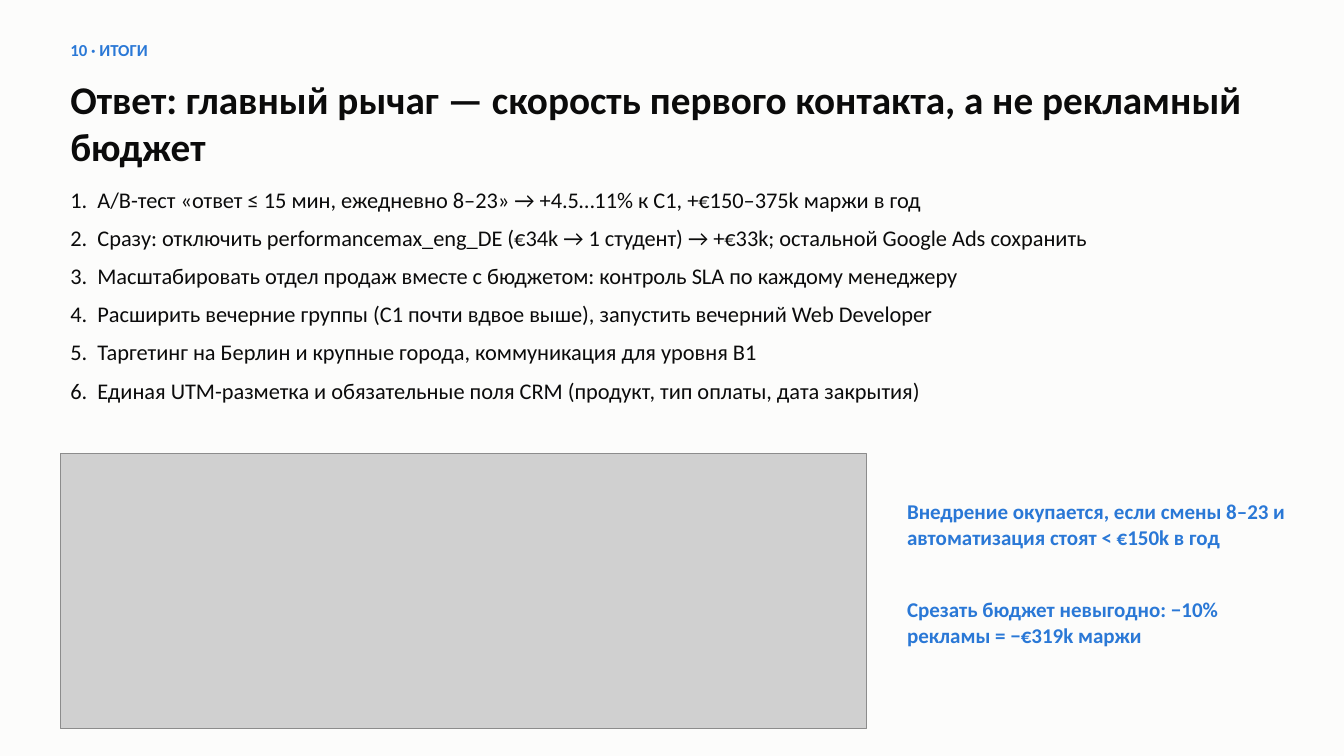
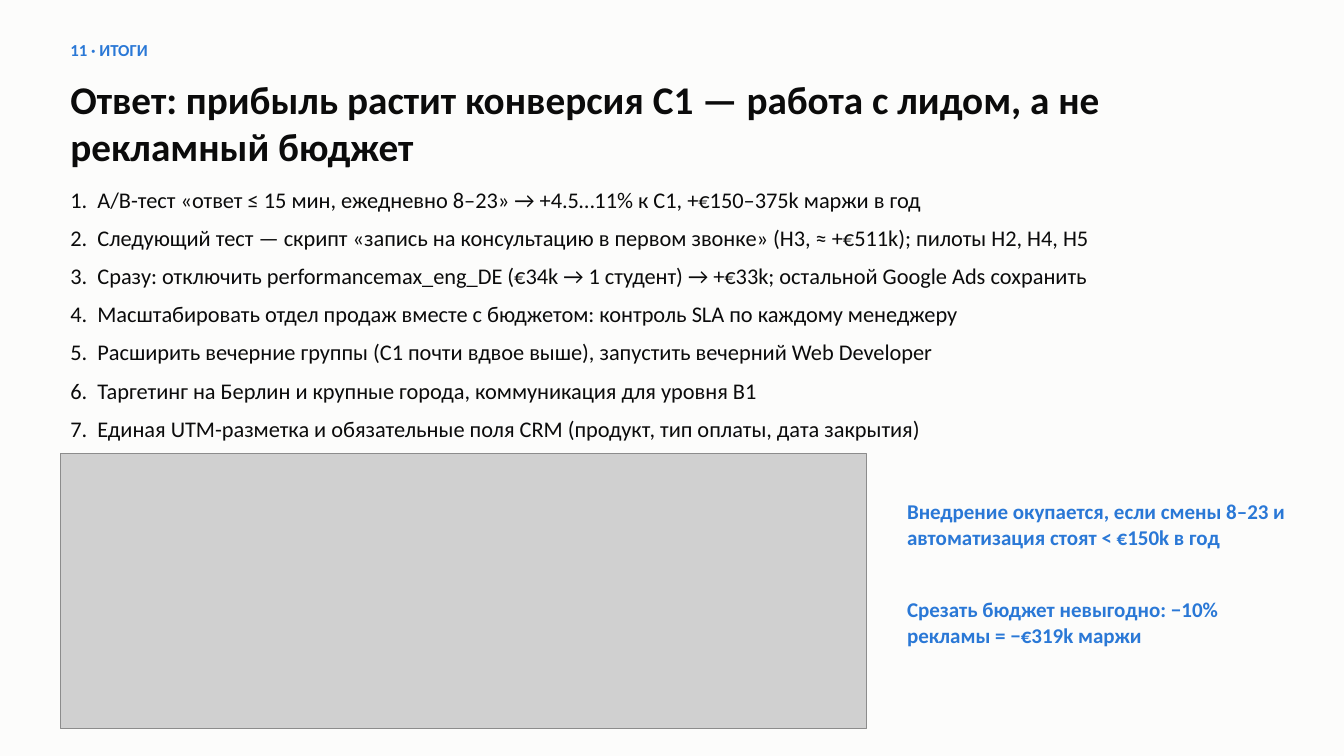
Before and after one commit to yerkovskayuliia-pixel/data-analytics-portfolio, a slide deck: slide 12 of python-crm-analysis/reports/presentation.pptx (slide 11 before the commit). Drawn at 1344x756 pixels with LibreOffice and Linux fonts; fonts in the diff are those of the drawing; grey boxes stand for pictures. Boxes give left, top, right and bottom in pixels: in the first picture for what was removed or moved away, otherwise in the second. Text is boxed around its words. In the diff, an @@ line names an element or a change of style, - is before the commit and + after.

```diff
--- a/python-crm-analysis/reports/presentation.pptx
+++ b/python-crm-analysis/reports/presentation.pptx
@@ text at <box>70,45,147,56</box>: text changed @@
-10 · ИТОГИ
+11 · ИТОГИ
@@ text at <box>70,87,1099,168</box>: text changed @@
-Ответ: главный рычаг — скорость первого контакта, а не рекламный бюджет
+Ответ: прибыль растит конверсия C1 — работа с лидом, а не рекламный бюджет
@@ text at <box>70,230,1088,441</box>: text changed @@
-2. Сразу: отключить performancemax_eng_DE (€34k → 1 студент) → +€33k; остальной Google Ads сохранить
-3. Масштабировать отдел продаж вместе с бюджетом: контроль SLA по каждому менеджеру
-4. Расширить вечерние группы (C1 почти вдвое выше), запустить вечерний Web Developer
-5. Таргетинг на Берлин и крупные города, коммуникация для уровня B1
-6. Единая UTM-разметка и обязательные поля CRM (продукт, тип оплаты, дата закрытия)
+2. Следующий тест — скрипт «запись на консультацию в первом звонке» (H3, ≈ +€511k); пилоты H2, H4, H5
+3. Сразу: отключить performancemax_eng_DE (€34k → 1 студент) → +€33k; остальной Google Ads сохранить
+4. Масштабировать отдел продаж вместе с бюджетом: контроль SLA по каждому менеджеру
+5. Расширить вечерние группы (C1 почти вдвое выше), запустить вечерний Web Developer
+6. Таргетинг на Берлин и крупные города, коммуникация для уровня B1
+7. Единая UTM-разметка и обязательные поля CRM (продукт, тип оплаты, дата закрытия)
```
Also in this commit, not shown: 2 other slides changed, 2 slides added, 1 slide removed, 26 other files.
